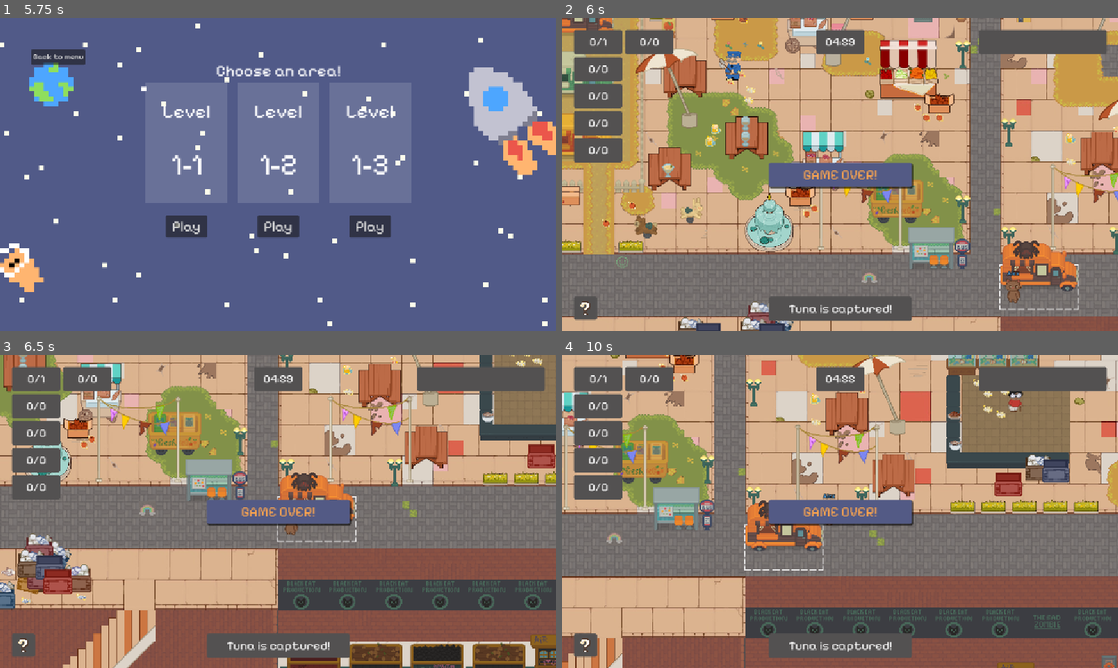
Above: before the commit, frames 1-4 (two rows, left to right).
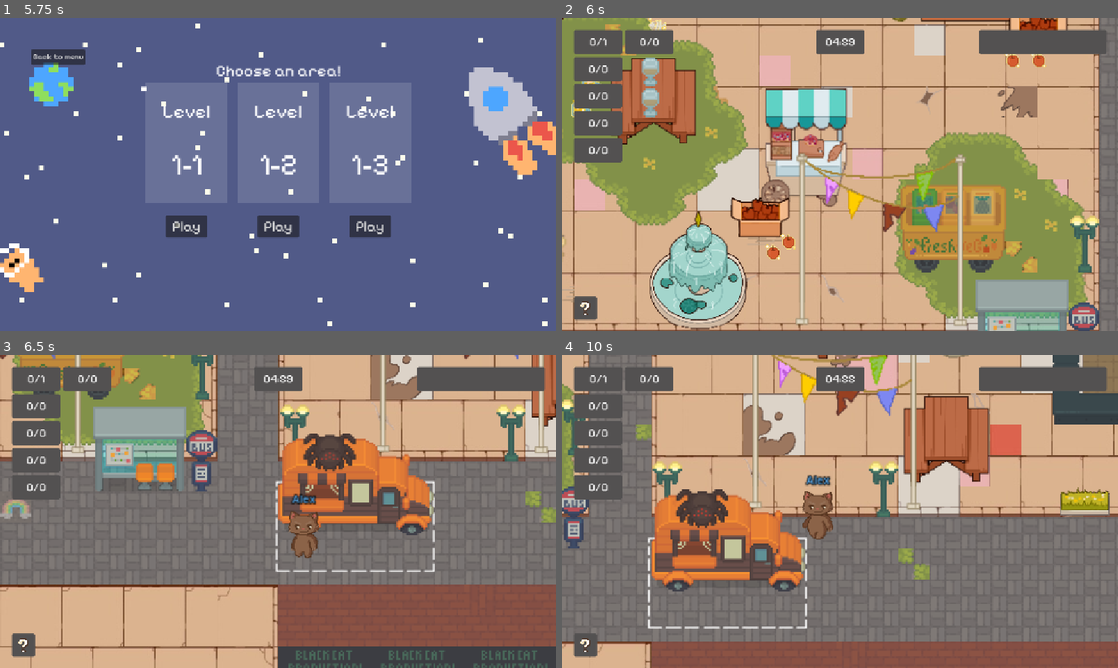
Above: after the commit, the same moments.

Repository: Lambozhuang/project-cats
Game: Godot game, scene res://ui/lobby.tscn
Same seed, same stepped clock (60 frames per second), same inputs: the game is played once before the commit and once after it.
Inputs (mouse positions are in pixels of both pictures, inside the frame that each line leads up to):
- Up to frame 1 (5.75 s): click "Start" at 0.5 s; click (266, 155) at 1.27 s; type "Alex" at 1.35 s; click "Host" at 2 s; click "START!" at 2.75 s; click "Select" at 3.5 s; click "Ready!" at 4.25 s; click "Map 1" at 5 s
- Up to frame 2 (6 s): click "Play" at 5.75 s
- Up to frame 3 (6.5 s): no input
- Up to frame 4 (10 s): hold Right (move_right) 6.53-7.28 s; tap J (carry) every 0.75 s from 6.6 to 9.6 s; hold Down (move_down) 7.28-8.03 s; hold Right (move_right) 8.03-8.78 s; hold Up (move_up) 8.78-9.53 s; hold Left (move_left) from 9.53 s (still down)

Frame 1 is identical in both runs. In frame 2, 74% of the frame differs, in the area x 0-100%, y 0-100%; in frame 3, 64%; in frame 4, 64%.

Commit message:
add game over display

Diff:
--- a/level/demo_1.gd
+++ b/level/demo_1.gd
@@ -67,6 +67,54 @@
 func game_over():
 	print("Game Over!")
 	get_tree().paused = true
+	$HUD/HUD/GameOver.show()
+	var hide_timer = Timer.new()
+	hide_timer.wait_time = 5.0
+	hide_timer.one_shot = true
+	add_child(hide_timer)
+	hide_timer.start()
+	hide_timer.timeout.connect(_on_game_over_hide)
+
+func _on_game_over_hide():
+	print("Game Over dialog hidden.")
+	calculate_and_display_win_state()
+	$HUD/HUD.hide()
+	$HUD/ScoreBoard.show()
+
+func calculate_and_display_win_state():
+	# Calculate total regular items collected and required
+	var regular_items_collected = 0
+	var regular_items_required = 0
+	var spaceship_items_collected = item_counts["et"]
+	var spaceship_items_required = ET_REQUIRED
+
+	# Sum up all items except ET (spaceship item)
+	for item in items.values():
+			if item != "et":
+					regular_items_collected += item_counts[item]
+					regular_items_required += item_required_counts[item]
+
+	# Update scoreboard labels
+	var regular_label = get_node("HUD/ScoreBoard/RegularItemCollected")
+	var spaceship_label = get_node("HUD/ScoreBoard/SpaceshipItemCollected")
+	var win_message_label = get_node("HUD/ScoreBoard/TopMessage")
+
+	if regular_label:
+			regular_label.text = str(regular_items_collected) + "/" + str(regular_items_required)
+
+	if spaceship_label:
+			spaceship_label.text = str(spaceship_items_collected) + "/" + str(spaceship_items_required)
+
+	# Determine win message based on collection status
+	if win_message_label:
+			if regular_items_collected >= regular_items_required:
+					if spaceship_items_collected >= spaceship_items_required:
+							win_message_label.text = "PERFECT! MISSION COMPLETE!"
+					else:
+							win_message_label.text = "GOOD JOB! MISSION SUCCESS!"
+			else:
+					win_message_label.text = "MISSION FAILED!"
+					win_message_label.modulate = Color.RED
 
 func spawn_players() -> void:
 	var player_scene: PackedScene = load("res://player/player.tscn")
--- a/npc/npc.tscn
+++ b/npc/npc.tscn
@@ -1,7 +1,7 @@
 [gd_scene load_steps=4 format=3 uid="uid://daxom7074rqp3"]
 
 [ext_resource type="Script" uid="uid://2kk2vfkelymc" path="res://npc/npc.gd" id="1_hig5a"]
-[ext_resource type="SpriteFrames" uid="uid://dndq204d17lk" path="res://npc/npc1/npc1_anim.tres" id="2_xxcha"]
+[ext_resource type="SpriteFrames" uid="uid://b1uaj08iewwad" path="res://npc/officer_clawson/officer_clawson_anim.tres" id="2_nhy3c"]
 
 [sub_resource type="CapsuleShape2D" id="CapsuleShape2D_hig5a"]
 radius = 9.0
@@ -16,7 +16,7 @@
 
 [node name="AnimatedSprite2D" type="AnimatedSprite2D" parent="."]
 position = Vector2(0, -14)
-sprite_frames = ExtResource("2_xxcha")
+sprite_frames = ExtResource("2_nhy3c")
 animation = &"walk"
 
 [node name="CollisionShape2D" type="CollisionShape2D" parent="."]
--- a/player/player.tscn
+++ b/player/player.tscn
@@ -91,6 +91,7 @@
 
 [node name="Camera2D" type="Camera2D" parent="."]
 position = Vector2(0, -20)
+zoom = Vector2(2, 2)
 limit_left = 0
 limit_top = 0
 limit_right = 2080
--- a/ui/hud.tscn
+++ b/ui/hud.tscn
@@ -289,6 +289,7 @@
 expand_icon = true
 
 [node name="GameOver" type="Panel" parent="HUD"]
+visible = false
 layout_mode = 1
 anchors_preset = 8
 anchor_left = 0.5
@@ -322,6 +323,7 @@
 vertical_alignment = 1
 
 [node name="AlertMessage" type="Panel" parent="HUD"]
+visible = false
 layout_mode = 0
 offset_left = 404.0
 offset_top = 552.0
@@ -386,6 +388,15 @@
 grow_vertical = 2
 theme = ExtResource("1_rbyyf")
 
+[node name="ColorRect" type="ColorRect" parent="ScoreBoard"]
+layout_mode = 1
+anchors_preset = 15
+anchor_right = 1.0
+anchor_bottom = 1.0
+grow_horizontal = 2
+grow_vertical = 2
+color = Color(0.145098, 0.145098, 0.145098, 0.309804)
+
 [node name="CharacterHBox" type="HBoxContainer" parent="ScoreBoard"]
 layout_mode = 1
 anchors_preset = 8
@@ -450,7 +461,7 @@
 offset_bottom = 133.0
 grow_horizontal = 2
 grow_vertical = 2
-text = "Captured:"
+text = "Item collected:"
 label_settings = SubResource("LabelSettings_m0eg6")
 horizontal_alignment = 1
 vertical_alignment = 1
@@ -522,7 +533,7 @@
 offset_bottom = 133.0
 grow_horizontal = 2
 grow_vertical = 2
-text = "Captured:"
+text = "Item collected:"
 label_settings = SubResource("LabelSettings_m0eg6")
 horizontal_alignment = 1
 vertical_alignment = 1
@@ -594,7 +605,7 @@
 offset_bottom = 133.0
 grow_horizontal = 2
 grow_vertical = 2
-text = "Captured:"
+text = "Item collected:"
 label_settings = SubResource("LabelSettings_m0eg6")
 horizontal_alignment = 1
 vertical_alignment = 1
@@ -666,7 +677,7 @@
 offset_bottom = 133.0
 grow_horizontal = 2
 grow_vertical = 2
-text = "Captured:"
+text = "Item collected:"
 label_settings = SubResource("LabelSettings_m0eg6")
 horizontal_alignment = 1
 vertical_alignment = 1
@@ -689,7 +700,7 @@
 horizontal_alignment = 1
 vertical_alignment = 1
 
-[node name="Label" type="Label" parent="ScoreBoard"]
+[node name="TopMessage" type="Label" parent="ScoreBoard"]
 layout_mode = 1
 anchors_preset = 8
 anchor_left = 0.5
@@ -717,7 +728,7 @@
 horizontal_alignment = 1
 vertical_alignment = 1
 
-[node name="Label4" type="Label" parent="ScoreBoard"]
+[node name="RegularItemCollected" type="Label" parent="ScoreBoard"]
 layout_mode = 0
 offset_left = 280.0
 offset_top = 512.0
@@ -733,11 +744,11 @@
 offset_top = 496.0
 offset_right = 874.0
 offset_bottom = 516.0
-text = "SCARPA'S ITEMS COLLECTED:"
-horizontal_alignment = 1
-vertical_alignment = 1
-
-[node name="Label5" type="Label" parent="ScoreBoard"]
+text = "SPACESHIP ITEMS COLLECTED:"
+horizontal_alignment = 1
+vertical_alignment = 1
+
+[node name="SpaceshipItemCollected" type="Label" parent="ScoreBoard"]
 layout_mode = 0
 offset_left = 664.0
 offset_top = 512.0
